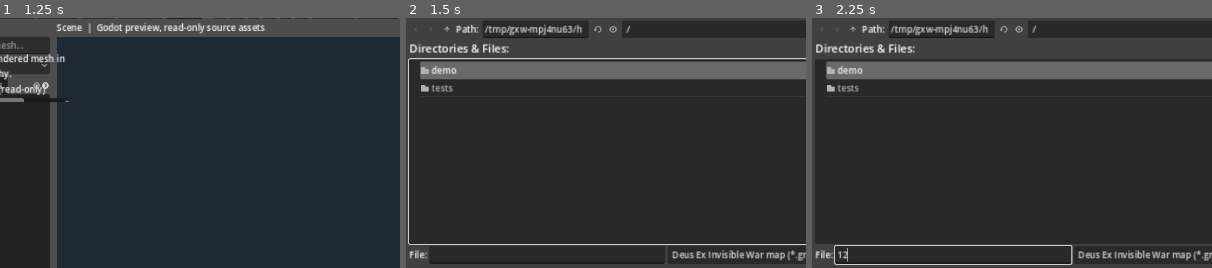
Above: before the commit, frames 1-3 (left to right).
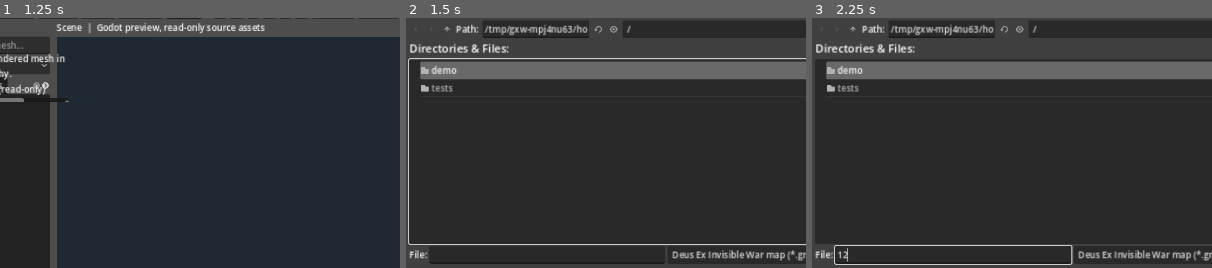
Above: after the commit, the same moments.

Repository: JakX2/Deus-Ex-2-SDK
Game: Godot game, scene res://main.tscn
Same seed, same stepped clock (60 frames per second), same inputs: the game is played once before the commit and once after it.
Inputs (mouse positions are % of the whole screen's width and height, from its top left):
- Up to frame 1 (1.25 s): click (9, 17) at 0.52 s; type "Alex" at 0.6 s
- Up to frame 2 (1.5 s): click "Open DX2 map (.gmp)" at 1.25 s
- Up to frame 3 (2.25 s): click (29, 59) at 2.02 s; type "12" at 2.1 s
The pictures show only the part of the screen within x 11-61%, y 11-61%; the shares and areas given below are measured in that part.

Frame 1 is identical in both runs. In frame 2, less than 0.1% of the frame differs, in the area x 44-57%, y 3-8%; in frame 3, less than 0.1%.

Commit message:
Reject declared-only archetypes without numerical template export rather than coercing null

Diff:
--- a/native_editor/godot_editor/main.gd
+++ b/native_editor/godot_editor/main.gd
@@ -1094,7 +1094,11 @@
 func _place_archetype_template() -> void:
     var source := str(selected_archetype.get("template_actor", ""))
     var qualified := str(selected_archetype.get("qualified", ""))
-    var expected_export := int(selected_archetype.get("template_export", -1))
+    var template_export: Variant = selected_archetype.get("template_export", null)
+    if typeof(template_export) not in [TYPE_INT, TYPE_FLOAT]:
+        status_label.text = "Class has no verified original export index; visual placement unavailable."
+        return
+    var expected_export := int(template_export)
     if scene_root == null or not meshes_by_actor.has(source) or not actors_by_name.has(source):
         status_label.text = "Class lacks a rendered example; cannot create a safe visual draft."
         return
